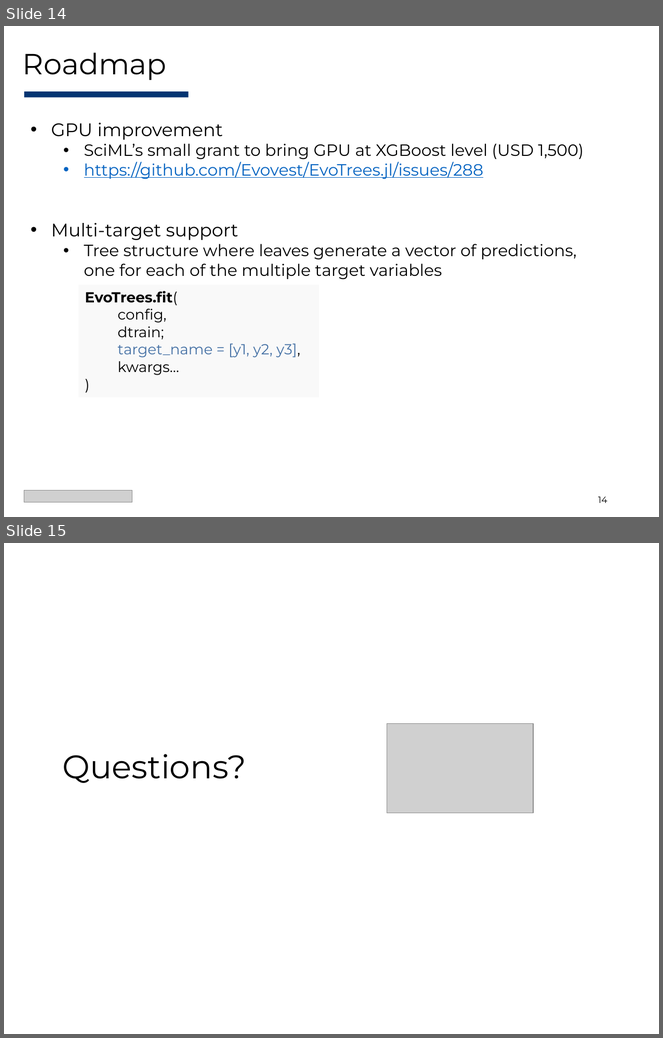
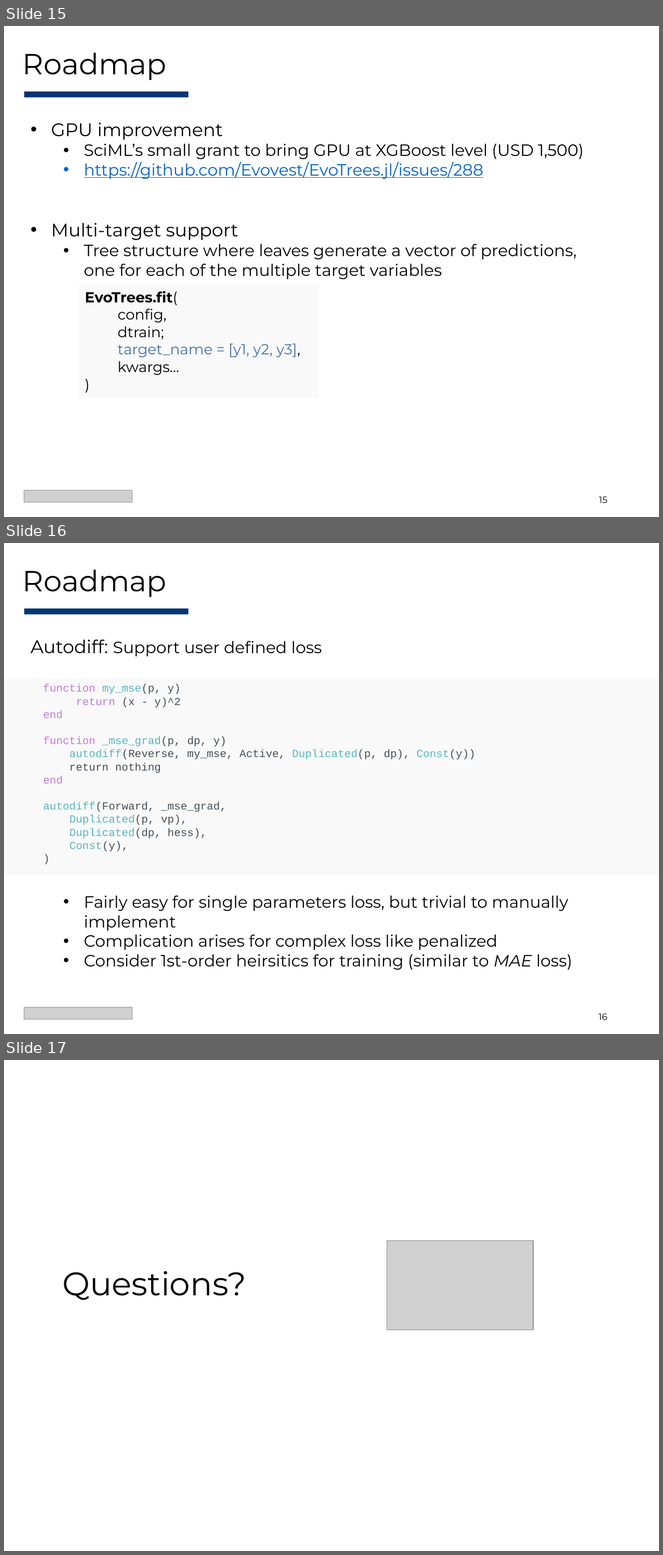
Before and after one commit to Evovest/EvoTrees.jl, a slide deck: docs/juliacon/EvoTrees-JuliaCon2025.pptx. Shown one above the other, each under a label of ours: slides 14 and 15 before the commit, slides 15, 16 and 17 after it. The pictures are 663x1038 and 663x1555 pixels, drawn with LibreOffice and Linux fonts; fonts in the diff are those of the drawing; grey boxes stand for pictures. Boxes give left, top, right and bottom in pixels: in the first picture for what was removed or moved away, otherwise in the second. Text is boxed around its words. In the diff, an @@ line names an element or a change of style, - is before the commit and + after.

```diff
--- a/docs/juliacon/EvoTrees-JuliaCon2025.pptx
+++ b/docs/juliacon/EvoTrees-JuliaCon2025.pptx
@@ slide 16 added at (4,543,659,1034), background #FFFFFF @@
@@ title added at (23,570,167,597), 32 pt, text #000000 @@
+Roadmap
@@ rectangle added at (24,609,189,614), fill #033572 @@
@@ text added at (31,640,322,656), 18 pt, text #000000 @@
+Autodiff: Support user defined loss
@@ text added at (43,684,476,852), 12 pt, text #454E56 @@
+  function my_mse(p, y)
+  return (x - y)^2
+  end
+  function _mse_grad(p, dp, y)
+  autodiff(Reverse, my_mse, Active, Duplicated(p, dp), Const(y))
+  return nothing
+  end
+  autodiff(Forward, _mse_grad,
+  Duplicated(p, vp),
+  Duplicated(dp, hess),
+  Const(y),
+  )
@@ text added at (84,896,572,970), 18 pt, text #000000 @@
+  • Fairly easy for single parameters loss, but trivial to manually implement
+  • Complication arises for complex loss like penalized
+  • Consider 1st-order heirsitics for training (similar to MAE loss)
@@ picture added at (24,1007,132,1019) @@
@@ page number added at (599,1014,608,1020), 10 pt, text #000000 @@
+16
@@ what was slide 14 is now slide 15 @@
@@ page number at (599,497,608,503): text changed @@
-14
+15
@@ what was slide 15 is now slide 17 @@
```
Also in this commit, not shown: 3 slides changed, 1 other slide added, 1 other file.
